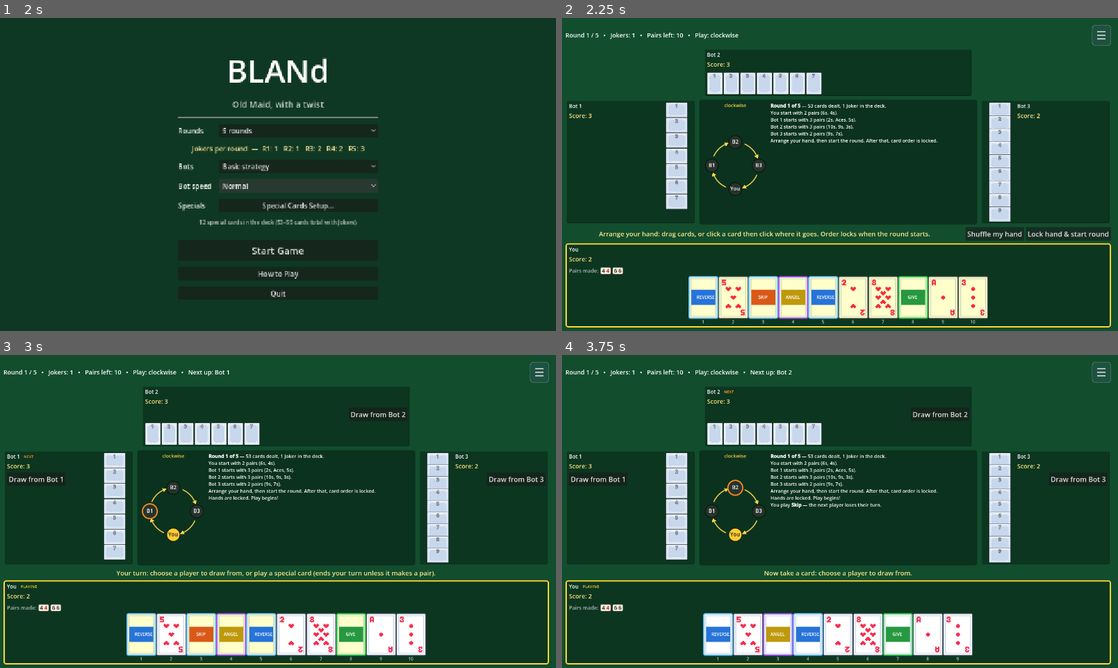
Above: before the commit, frames 1-4 (two rows, left to right).
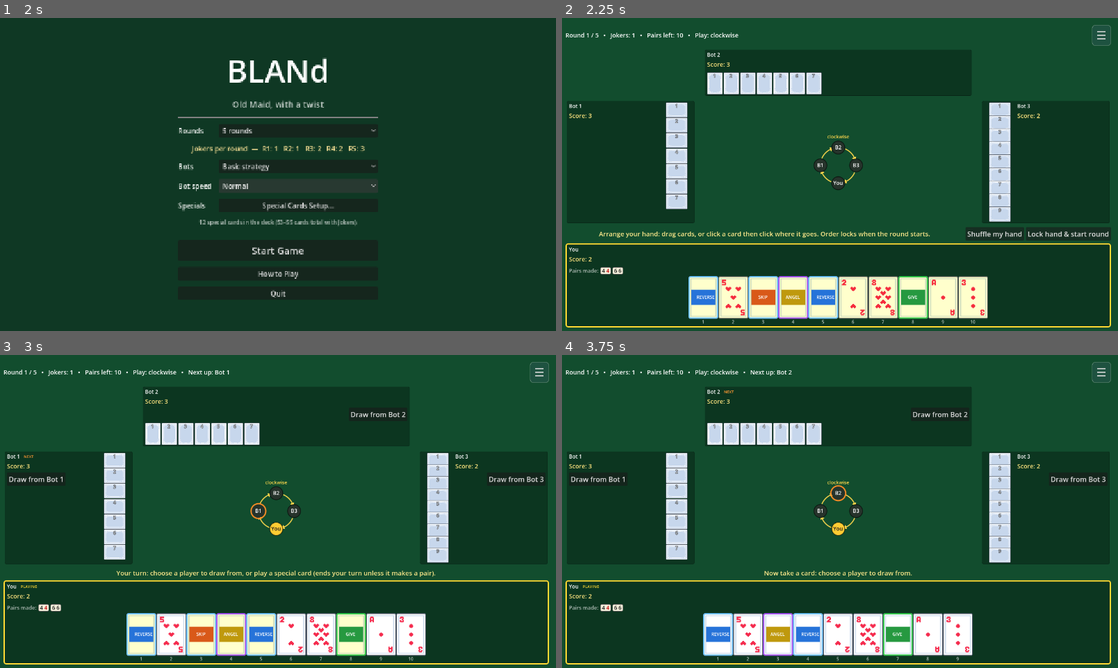
Above: after the commit, the same moments.

Repository: louibasmu/BLANd-
Game: Godot game, scene res://BaseGame/2. MainMenu/main_menu.tscn
Two runs of this game, one before a commit and one after it. Both use one fixed random seed, a clock stepped at 60 frames per second and the inputs below.
Inputs:
- Up to frame 1 (2 s): click "Normal" at 0.5 s; click "Normal" at 1.25 s
- Up to frame 2 (2.25 s): click "Start Game" at 2 s
- Up to frame 3 (3 s): click "Lock hand & start round" at 2.75 s
- Up to frame 4 (3.75 s): click "SKIP" at 3.5 s

Frame 1 is identical in both runs. In frame 2, 19% of the frame differs, in the area x 24-75%, y 26-66%; in frame 3, 18%; in frame 4, 18%.

Commit message:
removed the text box in the middle, added animation to show pairs that were made

Diff:
--- a/game-dev-seminar/BaseGame/1. CoreMechanics/bland_game.gd
+++ b/game-dev-seminar/BaseGame/1. CoreMechanics/bland_game.gd
@@ -14,6 +14,7 @@
 signal changed                              # anything on the table changed
 signal log_message(text: String)            # public event, everyone sees it
 signal private_info(text: String)           # only the human should see this
+signal pair_made(player_index: int, card_a: BlandCard, card_b: BlandCard)
 signal turn_started(player_index: int)
 signal turn_continued(player_index: int)                 # made a pair, so the same player goes again
 signal special_drawn(player_index: int, card: BlandCard) # drew a special: may play it right away
@@ -182,19 +183,14 @@
 # loop starts scanning again (`found` flag) until no matching cards remain. Handles a hand that holds all four of one rank.
 func _discard_starting_pairs(p: BlandPlayer) -> void:
 	var found := true
-	var made: PackedStringArray = []
 	while found:
 		found = false
 		for a in p.hand:
 			var b := p.find_match_for(a)
 			if b != null:
 				_discard_pair(p, a, b)
-				made.append(a.rank_plural())
 				found = true
 				break
-	if made.size() > 0:
-		_log("%s starts with %d pair%s (%s)." % [p.display_name, made.size(),
-			"" if made.size() == 1 else "s", ", ".join(made)])
 
 
 # Moves a matched pair out of the hand into the discard pile and records its points immediately.
@@ -589,7 +585,7 @@
 	var other := players[p].find_match_for(card)
 	if other != null:
 		_discard_pair(players[p], card, other)
-		_log("%s makes a pair of %s! (+%d)" % [_n(p), card.rank_plural(), GameSettings.POINTS_PER_PAIR])
+		pair_made.emit(p, card, other)
 		return true
 	return false
 
--- a/game-dev-seminar/BaseGame/5. CardTable/game_table.gd
+++ b/game-dev-seminar/BaseGame/5. CardTable/game_table.gd
@@ -58,7 +58,6 @@
 var _compass: TurnCompass
 # Last direction shown, so the compass only "pulses" when the direction actually flips.
 var _last_direction: int = 1
-var _log: RichTextLabel
 var _prompt: Label
 var _cancel_btn: Button
 var _shuffle_btn: Button
@@ -72,6 +71,9 @@
 var _modal: Control = null
 var _toast_box: VBoxContainer      # pop-up alerts when a bot's move hits you
 var _pause_modal: Control = null
+var _pair_animation_layer: Control
+var _pair_animation_queue: Array[Dictionary] = []
+var _pair_animation_running: bool = false
 
 
 # Godot calls this when the scene loads: build the interface, create the bot timer, create the game,
@@ -90,8 +92,8 @@
 	game = BlandGame.new(GameSettings.num_rounds)
 	# `changed` can fire several times for one action, so it goes through _queue_refresh to redraw only once.
 	game.changed.connect(_queue_refresh)   # many changes in one action -> one redraw
-	game.log_message.connect(_add_log)
-	game.private_info.connect(func(t: String) -> void: _add_log("[color=#ffe27a]" + t + "[/color]"))
+	game.private_info.connect(_on_private_info)
+	game.pair_made.connect(_on_pair_made)
 	game.turn_started.connect(_on_turn_started)
 	game.turn_continued.connect(_on_turn_continued)
 	game.special_drawn.connect(_on_special_drawn)
@@ -194,7 +196,7 @@
 	root.add_child(top_row)
 	top_row.add_child(_make_seat(2, 620))
 
-	# --- middle: left bot, log, right bot
+	# --- middle: left bot, turn compass, right bot
 	var mid_slot := Control.new()
 	mid_slot.size_flags_vertical = Control.SIZE_EXPAND_FILL
 	mid_slot.clip_contents = true
@@ -206,23 +208,12 @@
 	mid_slot.resized.connect(_layout_middle.bind(mid_slot, mid))
 	_layout_middle(mid_slot, mid)
 	mid.add_child(_make_seat(1, 300))
-	var log_panel := PanelContainer.new()
-	log_panel.size_flags_horizontal = Control.SIZE_EXPAND_FILL
-	log_panel.size_flags_vertical = Control.SIZE_EXPAND_FILL
-	log_panel.add_theme_stylebox_override("panel", _box(Color(0, 0, 0, 0.35), Color(0, 0, 0, 0)))
-	mid.add_child(log_panel)
-	var log_row := HBoxContainer.new()
-	log_row.add_theme_constant_override("separation", 6)
-	log_panel.add_child(log_row)
+	var compass_center := CenterContainer.new()
+	compass_center.size_flags_horizontal = Control.SIZE_EXPAND_FILL
+	compass_center.size_flags_vertical = Control.SIZE_EXPAND_FILL
+	mid.add_child(compass_center)
 	_compass = TurnCompass.new()   # which way play is going + who's up next
-	log_row.add_child(_compass)
-	_log = RichTextLabel.new()
-	_log.size_flags_horizontal = Control.SIZE_EXPAND_FILL
-	_log.bbcode_enabled = true
-	_log.scroll_following = true
-	_log.add_theme_font_size_override("normal_font_size", 13)
-	_log.add_theme_font_size_override("bold_font_size", 13)
-	log_row.add_child(_log)
+	compass_center.add_child(_compass)
 	mid.add_child(_make_seat(3, 300))
 
 	# --- prompt
@@ -282,6 +273,14 @@
 	_toast_box.add_theme_constant_override("separation", 6)
 	_toast_box.mouse_filter = Control.MOUSE_FILTER_IGNORE
 	top.add_child(_toast_box)
+
+	var pair_canvas := CanvasLayer.new()
+	pair_canvas.layer = 20
+	add_child(pair_canvas)
+	_pair_animation_layer = Control.new()
+	_pair_animation_layer.set_anchors_preset(Control.PRESET_FULL_RECT)
+	_pair_animation_layer.mouse_filter = Control.MOUSE_FILTER_IGNORE
+	pair_canvas.add_child(_pair_animation_layer)
 	_apply_responsive_scale()
 
 
@@ -394,9 +393,6 @@
 	_set_scaled_font_size(_status_label, 16, scale)
 	if _prompt != null:
 		_set_scaled_font_size(_prompt, 17, scale)
-	if _log != null:
-		_log.add_theme_font_size_override("normal_font_size", roundi(13.0 * scale))
-		_log.add_theme_font_size_override("bold_font_size", roundi(13.0 * scale))
 	for seat in _seats.values():
 		_set_scaled_font_size(seat["name"], 14, scale)
 		_set_scaled_font_size(seat["badge"], 10, scale)
@@ -479,7 +475,6 @@
 
 	var pairs_box: HFlowContainer = null
 	if i == HUMAN:
-		# Keep the human's pairs visible; bots show their score without exposing their pairs.
 		var pairs_row := HBoxContainer.new()
 		v.add_child(pairs_row)
 		var pairs_l := Label.new()
@@ -701,6 +696,72 @@
 	return chip
 
 
+func _on_pair_made(player_index: int, card_a: BlandCard, card_b: BlandCard) -> void:
+	_pair_animation_queue.append({
+		"player": player_index,
+		"card_a": card_a,
+		"card_b": card_b,
+	})
+	_play_next_pair_animation.call_deferred()
+
+
+func _play_next_pair_animation() -> void:
+	if _pair_animation_running or _pair_animation_queue.is_empty():
+		return
+	_pair_animation_running = true
+	await get_tree().process_frame
+
+	var pair: Dictionary = _pair_animation_queue.pop_front()
+	var player_index: int = pair["player"]
+	var player: BlandPlayer = game.players[player_index]
+	var center := _pair_animation_layer.size / 2.0
+	var title := Label.new()
+	title.text = "%s made a pair!" % player.display_name
+	title.horizontal_alignment = HORIZONTAL_ALIGNMENT_CENTER
+	title.add_theme_font_size_override("font_size", 26)
+	title.add_theme_color_override("font_color", Color(1, 0.9, 0.5))
+	title.position = center + Vector2(-200, -115)
+	title.size = Vector2(400, 40)
+	_pair_animation_layer.add_child(title)
+
+	var card_size := Vector2(72, 102)
+	var moving_cards: Array[Control] = []
+	for i in 2:
+		var card: BlandCard = pair["card_a"] if i == 0 else pair["card_b"]
+		var card_view := _card_view(card, true, card_size, -1, Callable())
+		card_view.mouse_filter = Control.MOUSE_FILTER_IGNORE
+		for child in card_view.get_children():
+			if child is Control:
+				child.mouse_filter = Control.MOUSE_FILTER_IGNORE
+		card_view.position = center + Vector2(-78 + i * 84, -62)
+		card_view.size = card_size
+		card_view.scale = Vector2.ONE
+		_pair_animation_layer.add_child(card_view)
+		moving_cards.append(card_view)
+
+	await get_tree().create_timer(0.9).timeout
+
+	var destination_control: Control = _seats[player_index]["pairs"] \
+		if player_index == HUMAN else _seats[player_index]["score"]
+	var target: Vector2 = destination_control.get_global_rect().get_center()
+	var tween := create_tween()
+	tween.set_parallel(true)
+	for i in moving_cards.size():
+		var card_view := moving_cards[i]
+		var target_offset := Vector2(-7 if i == 0 else 7, 0)
+		tween.tween_property(card_view, "position", target + target_offset, 1.1) \
+			.set_trans(Tween.TRANS_CUBIC).set_ease(Tween.EASE_IN)
+		tween.tween_property(card_view, "scale", Vector2(0.2, 0.2), 1.1)
+		tween.tween_property(card_view, "modulate:a", 0.0, 1.1)
+	tween.tween_property(title, "modulate:a", 0.0, 0.85)
+	await tween.finished
+	title.queue_free()
+	for card_view in moving_cards:
+		card_view.queue_free()
+	_pair_animation_running = false
+	_play_next_pair_animation.call_deferred()
+
+
 # A small faint label (used for "none yet").
 func _small_label(text: String) -> Label:
 	var l := Label.new()
@@ -787,8 +848,8 @@
 	return base
 
 
-# Redraws one seat panel: name, PLAYING / NEXT badge, score and cards-left text, the border colour
-# (gold = their turn, blue = frozen, orange = someone is drawing from them), the human's pairs,
+# Redraws one seat panel: name, PLAYING / NEXT badge, score and status, the border colour
+# (gold = their turn, blue = frozen, orange = someone is drawing from them), their pairs,
 # the "Choose" button when they can be targeted, and finally their cards.
 func _refresh_seat(i: int, human_turn: bool) -> void:
 	var p := game.players[i]
@@ -841,7 +902,7 @@
 		tb.text = "Draw from %s" % p.display_name
 
 	if i == HUMAN:
-		# Rebuild the human's pairs from scratch each refresh, sorted by rank.
+		# Show the human's pairs, sorted by rank; bot pairs are only shown in the animation.
 		var pbox: Container = seat["pairs"]
 		for c in pbox.get_children():
 			pbox.remove_child(c)
@@ -959,9 +1020,9 @@
 	return "%s: choose a player to draw from." % lead
 
 
-# Adds a line to the on-screen game log (RichTextLabel understands [b], [color] etc. BBCode tags).
-func _add_log(text: String) -> void:
-	_log.append_text(text + "\n")
+# Keep private game information visible after removing the center log.
+func _on_private_info(text: String) -> void:
+	_toast(text)
 
 
 # ================================================================ human input
